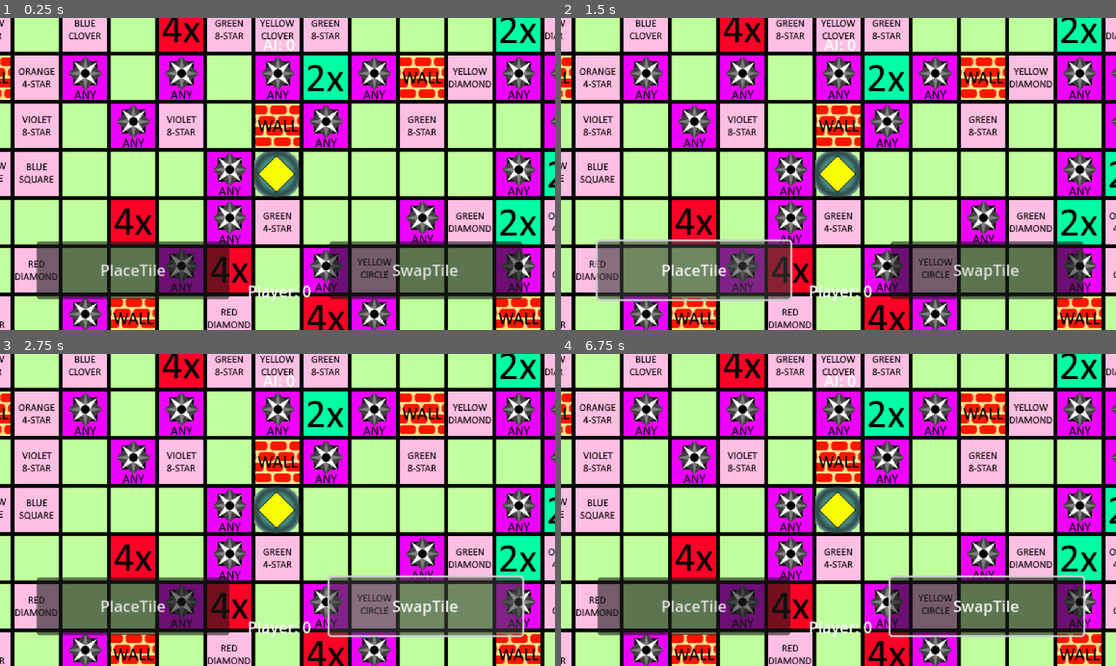
Above: before the commit, frames 1-4 (two rows, left to right).
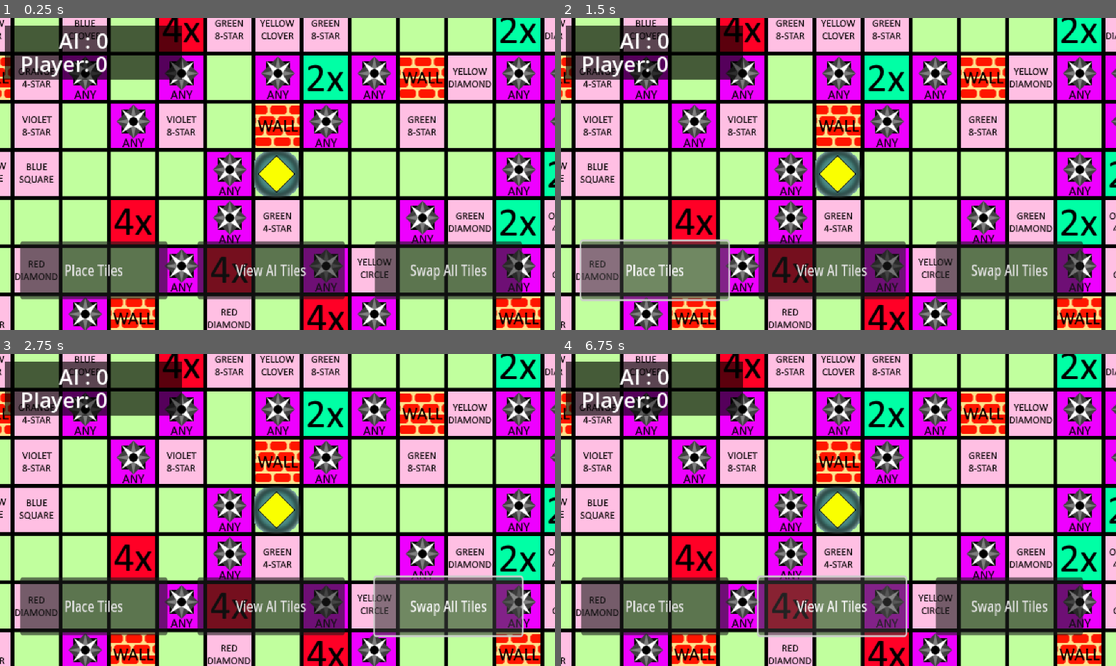
Above: after the commit, the same moments.

Repository: KarthikPreVin/AI-Project
Game: Godot game, scene res://scenes/game.tscn
The game is run twice, just before and just after one commit, with the same random seed, the same clock (stepped at 60 frames per second) and the same inputs.
Inputs (mouse positions are in pixels of both pictures, inside the frame that each line leads up to):
- Up to frame 1 (0.25 s): no input
- Up to frame 2 (1.5 s): click (694, 270) at 0.5 s, where only the run before the commit has a clickable "PlaceTile"; click (655, 270) at 1.25 s, where only the run after the commit has a clickable "Place Tiles"
- Up to frame 3 (2.75 s): click (427, 606) at 2 s, where only the run before the commit has a clickable "SwapTile"
- Up to frame 4 (6.75 s): click (832, 606) at 2.75 s, where only the run after the commit has a clickable "View AI Tiles"; click (1010, 606) at 3.5 s, where only the run after the commit has a clickable "Swap All Tiles"; click (694, 606) at 4.25 s, where only the run before the commit has a clickable "PlaceTile"; click (655, 606) at 5 s, where only the run after the commit has a clickable "Place Tiles"; click (988, 606) at 5.75 s, where only the run before the commit has a clickable "SwapTile"; click (832, 606) at 6.5 s, where only the run after the commit has a clickable "View AI Tiles"

The runs differ from the first frame. In frame 1, 10% of the frame differs, in the area x 0-95%, y 2-91%; in frame 2, 11%; in frame 3, 11%; in frame 4, 12%.

Commit message:
UI edits and zoom partial fix

Diff:
--- a/project.godot
+++ b/project.godot
@@ -12,7 +12,7 @@
 
 config/name="QGame"
 run/main_scene="uid://dqr56123s65vf"
-config/features=PackedStringArray("4.5", "GL Compatibility")
+config/features=PackedStringArray("4.4", "GL Compatibility")
 config/icon="res://icon.svg"
 
 [input_devices]
--- a/scenes/game.tscn
+++ b/scenes/game.tscn
@@ -16,40 +16,95 @@
 zoom = Vector2(2, 2)
 script = ExtResource("2_yqjtg")
 
-[node name="UI" type="Node2D" parent="Camera2D"]
-position = Vector2(1, 0)
+[node name="UI" type="Control" parent="Camera2D"]
+layout_mode = 3
+anchors_preset = 0
 
-[node name="PlaceTileButton" type="Button" parent="Camera2D/UI"]
+[node name="ScoreBoard" type="ColorRect" parent="Camera2D/UI"]
+layout_mode = 1
+anchors_preset = -1
+anchor_left = 0.52
+anchor_top = 0.133
+anchor_right = 0.52
+anchor_bottom = 0.133
+offset_left = -283.0
+offset_top = -154.0
+offset_right = -99.0
+offset_bottom = -98.0
+color = Color(0, 0, 0, 0.643137)
+
+[node name="AIScore" type="Label" parent="Camera2D/UI/ScoreBoard"]
 custom_minimum_size = Vector2(200, 60)
-offset_left = -251.0
+offset_left = 56.0
+offset_right = 256.0
+offset_bottom = 60.0
+theme_override_colors/font_color = Color(1, 1, 1, 1)
+theme_override_font_sizes/font_size = 22
+text = "AI : 0"
+
+[node name="PlayerScore" type="Label" parent="Camera2D/UI/ScoreBoard"]
+custom_minimum_size = Vector2(200, 60)
+offset_left = 16.0
+offset_top = 24.0
+offset_right = 216.0
+offset_bottom = 84.0
+theme_override_colors/font_color = Color(1, 1, 1, 1)
+theme_override_font_sizes/font_size = 22
+text = "Player	: 0"
+
+[node name="PlaceTilesButton" type="Button" parent="Camera2D/UI"]
+custom_minimum_size = Vector2(200, 60)
+offset_left = -267.0
 offset_top = 70.0
-offset_right = -51.0
+offset_right = -67.0
 offset_bottom = 130.0
-text = "PlaceTile"
+scale = Vector2(0.763854, 1)
+text = "Place Tiles"
 
-[node name="SwapTileButton" type="Button" parent="Camera2D/UI"]
+[node name="ViewAIButton" type="Button" parent="Camera2D/UI"]
 custom_minimum_size = Vector2(200, 60)
-offset_left = 53.0
+offset_left = -83.0
 offset_top = 70.0
-offset_right = 253.0
+offset_right = 117.0
 offset_bottom = 130.0
-text = "SwapTile
-"
+scale = Vector2(0.763854, 1)
+text = "View AI Tiles"
 
-[node name="AIScore" type="Label" parent="Camera2D/UI"]
+[node name="SwapTilesButton" type="Button" parent="Camera2D/UI"]
 custom_minimum_size = Vector2(200, 60)
-offset_left = -99.0
-offset_top = -146.0
-offset_right = 101.0
-offset_bottom = -86.0
-text = "AI: 0"
+offset_left = 101.0
+offset_top = 70.0
+offset_right = 301.0
+offset_bottom = 130.0
+scale = Vector2(0.763854, 1)
+text = "Swap All Tiles"
+
+[node name="PlayerTiles" type="ColorRect" parent="Camera2D/UI"]
+offset_left = 309.0
+offset_top = 14.0
+offset_right = 485.0
+offset_bottom = 166.0
+color = Color(0, 0, 0, 0.588235)
+
+[node name="Label" type="Label" parent="Camera2D/UI/PlayerTiles"]
+layout_mode = 0
+offset_right = 176.0
+offset_bottom = 23.0
+theme_override_colors/font_color = Color(1, 1, 1, 1)
+text = "PLAYER TILES"
 horizontal_alignment = 1
 
-[node name="PlayerScore" type="Label" parent="Camera2D/UI"]
-custom_minimum_size = Vector2(200, 60)
-offset_left = -99.0
-offset_top = 110.0
-offset_right = 101.0
-offset_bottom = 170.0
-text = "Player: 0"
+[node name="PlayerTiles2" type="ColorRect" parent="Camera2D/UI"]
+offset_left = 309.0
+offset_top = -154.0
+offset_right = 485.0
+offset_bottom = -2.0
+color = Color(0, 0, 0, 0.588235)
+
+[node name="Label" type="Label" parent="Camera2D/UI/PlayerTiles2"]
+layout_mode = 0
+offset_right = 176.0
+offset_bottom = 23.0
+theme_override_colors/font_color = Color(1, 1, 1, 1)
+text = "AI TILES"
 horizontal_alignment = 1
--- a/scripts/camera_2d.gd
+++ b/scripts/camera_2d.gd
@@ -3,7 +3,11 @@
 var dragging = false
 var max_zoom = 2.0
 var min_zoom = 0.5
-var zoom_speed = 0.1
+var zoom_speed = 0.05
+var max_scale = 4.0
+var min_scale = 1.0
+var scale_speed = 0.1
+@onready var ui: Control = $UI
 func _unhandled_input(event: InputEvent) -> void:
 	if event is InputEventMouseButton and event.button_index==MOUSE_BUTTON_LEFT:
 		dragging = event.is_pressed()
@@ -12,6 +16,11 @@
 	elif event is InputEventMouseButton:
 		if event.button_index == MOUSE_BUTTON_WHEEL_UP:
 			zoom += Vector2(zoom_speed, zoom_speed)
+			scale -= Vector2(scale_speed, scale_speed)
 		elif event.button_index == MOUSE_BUTTON_WHEEL_DOWN:
 			zoom -= Vector2(zoom_speed, zoom_speed)
+			scale += Vector2(scale_speed, scale_speed)
+
 		zoom = zoom.clamp(Vector2(min_zoom, min_zoom), Vector2(max_zoom, max_zoom))
+		scale = scale.clamp(Vector2(min_scale, min_scale), Vector2(max_scale, max_scale))
+		print("zoom: ", zoom, " scale: ", scale)
--- a/scripts/game.gd
+++ b/scripts/game.gd
@@ -114,6 +114,9 @@
 	"T_ORANGE_CLOVER": 35,
 }
 
+var player_tiles = []
+var ai_tiles = []
+
 func _ready():
 	randomize()
 	#load_cells()
@@ -121,6 +124,7 @@
 	generate_board()
 	display_board()
 	start_game()
+
 
 
 
@@ -169,6 +173,14 @@
 func start_game():
 	var rand_val = randi_range(0,35)
 	place_tile(rand_val,25,25)
+	for i in range(6):
+		rand_val = randi_range(0,35)
+		player_tiles.append(rand_val)
+		rand_val = randi_range(0,35)
+		ai_tiles.append(rand_val)
+
+
+
 
 func place_tile(tile_index,pos_x,pos_y):
 	var tile_str = tile_dict.find_key(tile_index)
